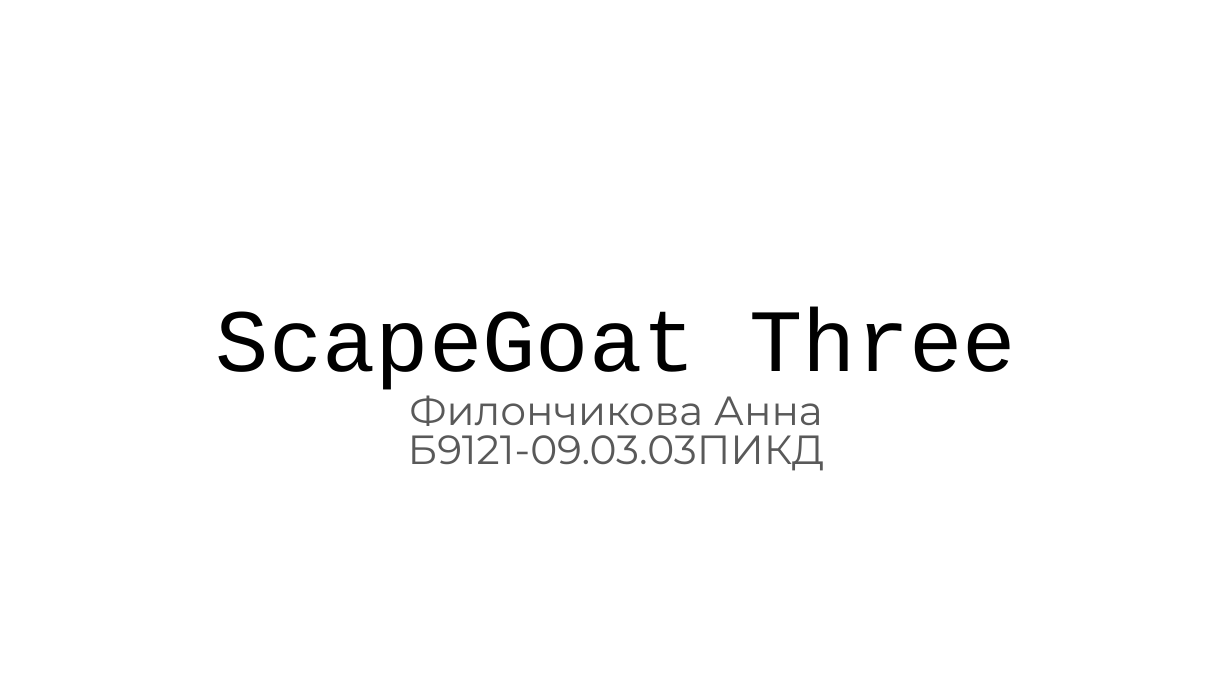
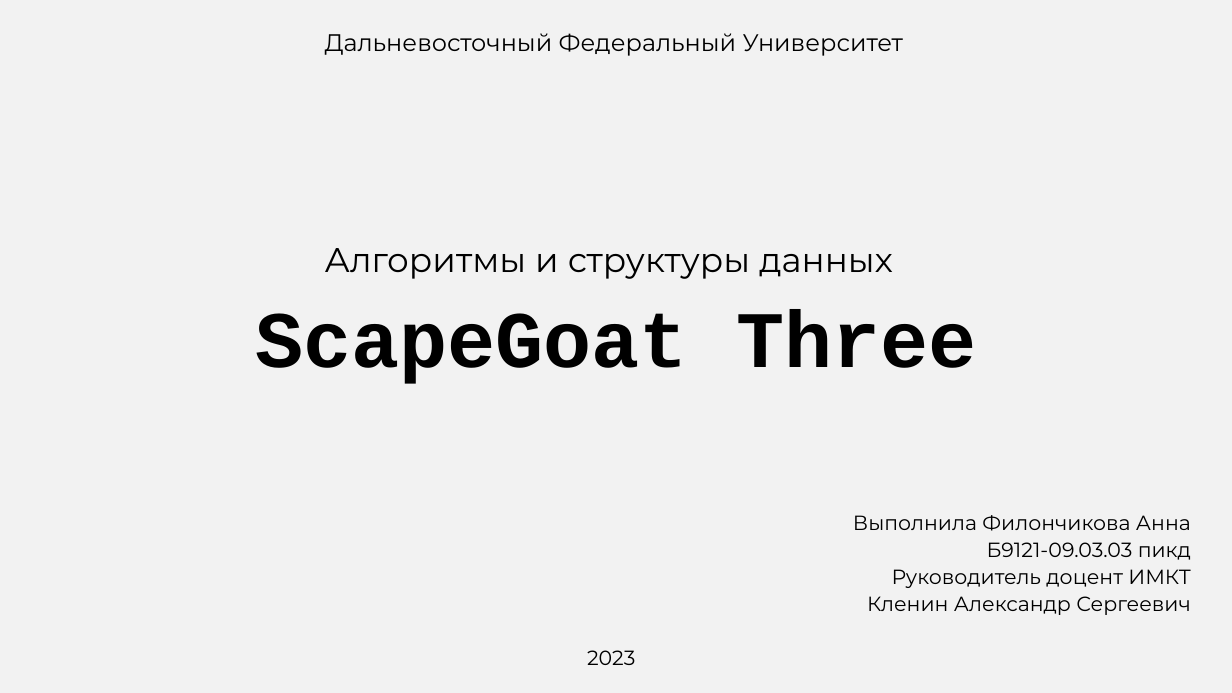
Before and after one commit to Flnchkv/ScapeGoat_Three, a slide deck: slide 1 of ScapeGoat Three.pptx. Drawn at 1232x693 pixels with LibreOffice and Linux fonts; fonts in the diff are those of the drawing. Boxes give left, top, right and bottom in pixels: in the first picture for what was removed or moved away, otherwise in the second. Text is boxed around its words. In the diff, an @@ line names an element or a change of style, - is before the commit and + after.

```diff
--- a/ScapeGoat Three.pptx
+++ b/ScapeGoat Three.pptx
@@ background #FFFFFF to #F2F2F2 @@
@@ text added at (325,33,903,56), 14 pt, text #000000 @@
+Дальневосточный Федеральный Университет
@@ text added at (325,248,892,279), 20 pt, text #000000 @@
+Алгоритмы и структуры данных
@@ title "ScapeGoat Three": place and size @@
-title "ScapeGoat Three" at (216,307,1016,390)
+title "ScapeGoat Three" at (256,310,976,384)
@@ title "ScapeGoat Three" at (256,310,976,384): size 52 to 46.8 pt, bold on @@
@@ subtitle at (853,515,1191,615): text changed; size 23.8 to 12 pt; text colour #595959 to #000000 @@
-Филончикова Анна
-Б9121-09.03.03ПИКД
+Выполнила Филончикова Анна
+Б9121-09.03.03 пикд
+Руководитель доцент ИМКТ Кленин Александр Сергеевич
@@ text added at (587,650,635,665), 12 pt, text #000000 @@
+2023
```
Also in this commit, not shown: 4 other slides changed, 3 slides added, 8 slides removed, 1 other file.
